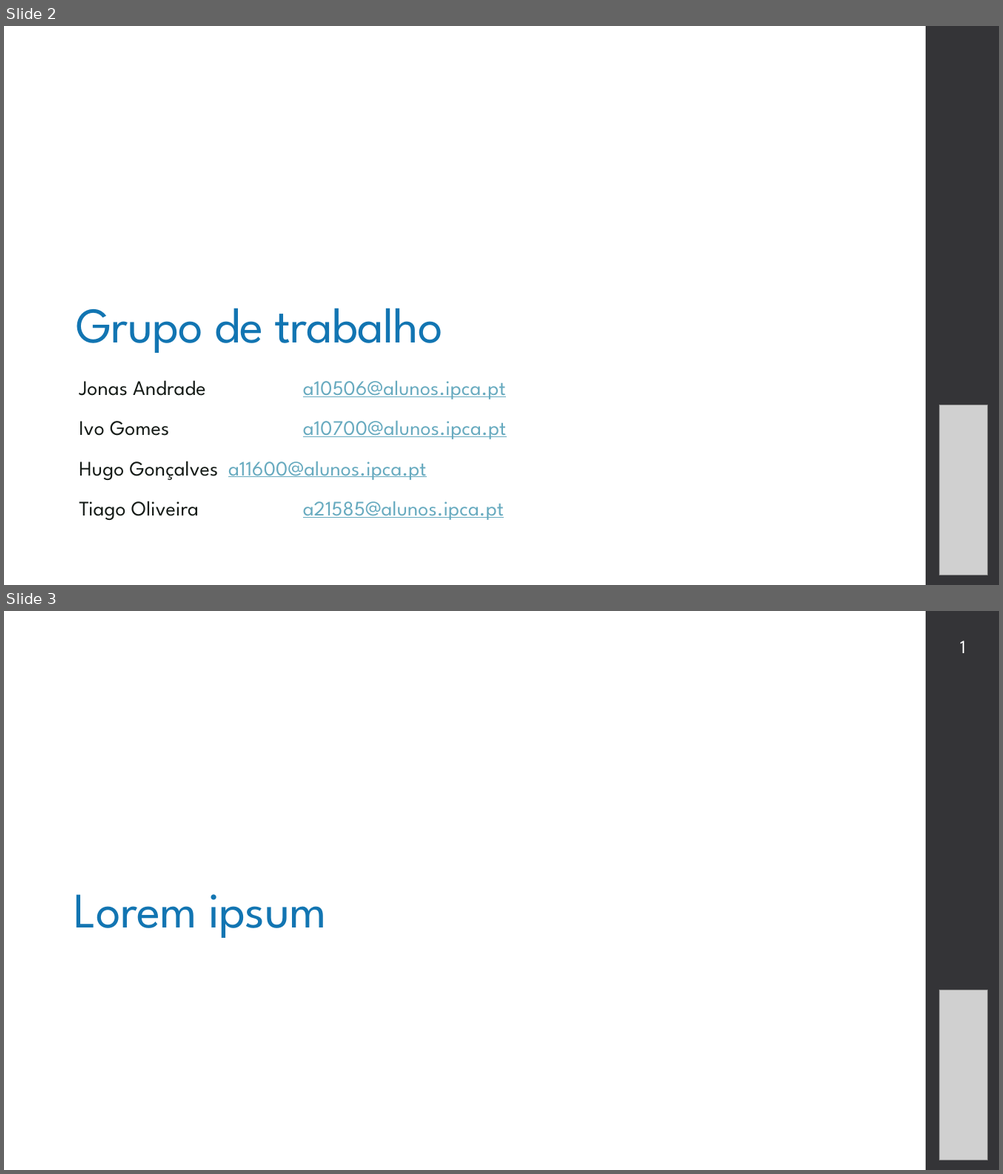
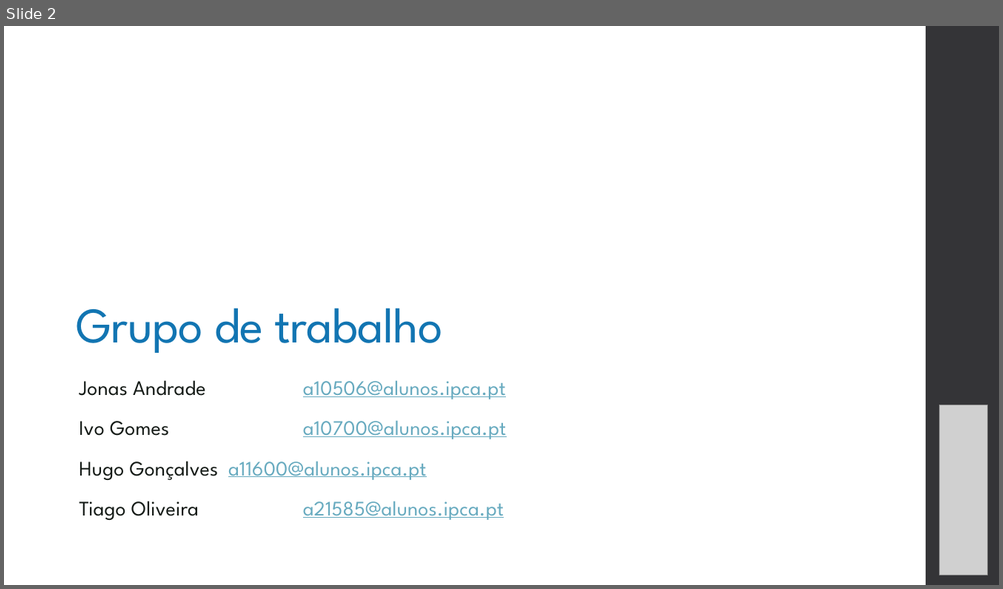
Before and after one commit to GitTiagoOliveira/escutas, a slide deck: docs/presentation.pptx. Shown one above the other, each under a label of ours: slides 2 and 3 before the commit, slide 2 after it. The pictures are 1003x1174 and 1003x589 pixels, drawn with LibreOffice and Linux fonts; fonts in the diff are those of the drawing; grey boxes stand for pictures. Boxes give left, top, right and bottom in pixels: in the first picture for what was removed or moved away, otherwise in the second. Text is boxed around its words. In the diff, an @@ line names an element or a change of style, - is before the commit and + after.

```diff
--- a/docs/presentation.pptx
+++ b/docs/presentation.pptx
@@ slide 3 removed at bbox=[4, 611, 999, 1170], background #FFFFFF; not listed: 1 template element that a slide beside it also shows @@
@@ text removed at bbox=[959, 641, 965, 653] @@
-1
@@ title removed at bbox=[74, 894, 327, 938] @@
-Lorem ipsum
@@ picture removed at bbox=[939, 991, 987, 1161] @@
```
Also in this commit, not shown: 1 other slide changed, 7 slides added, 1 other slide removed, 7 other files.
